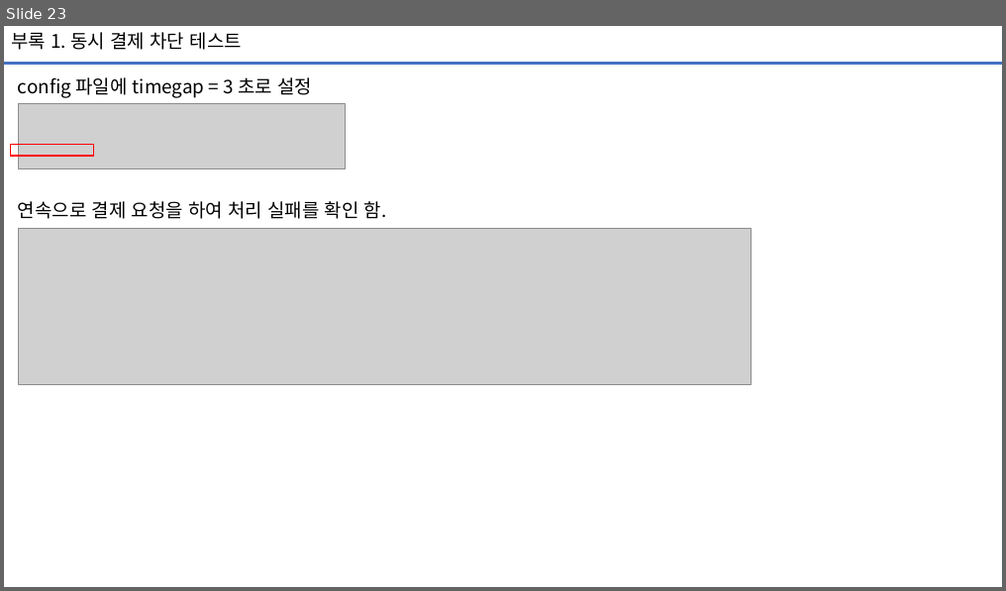
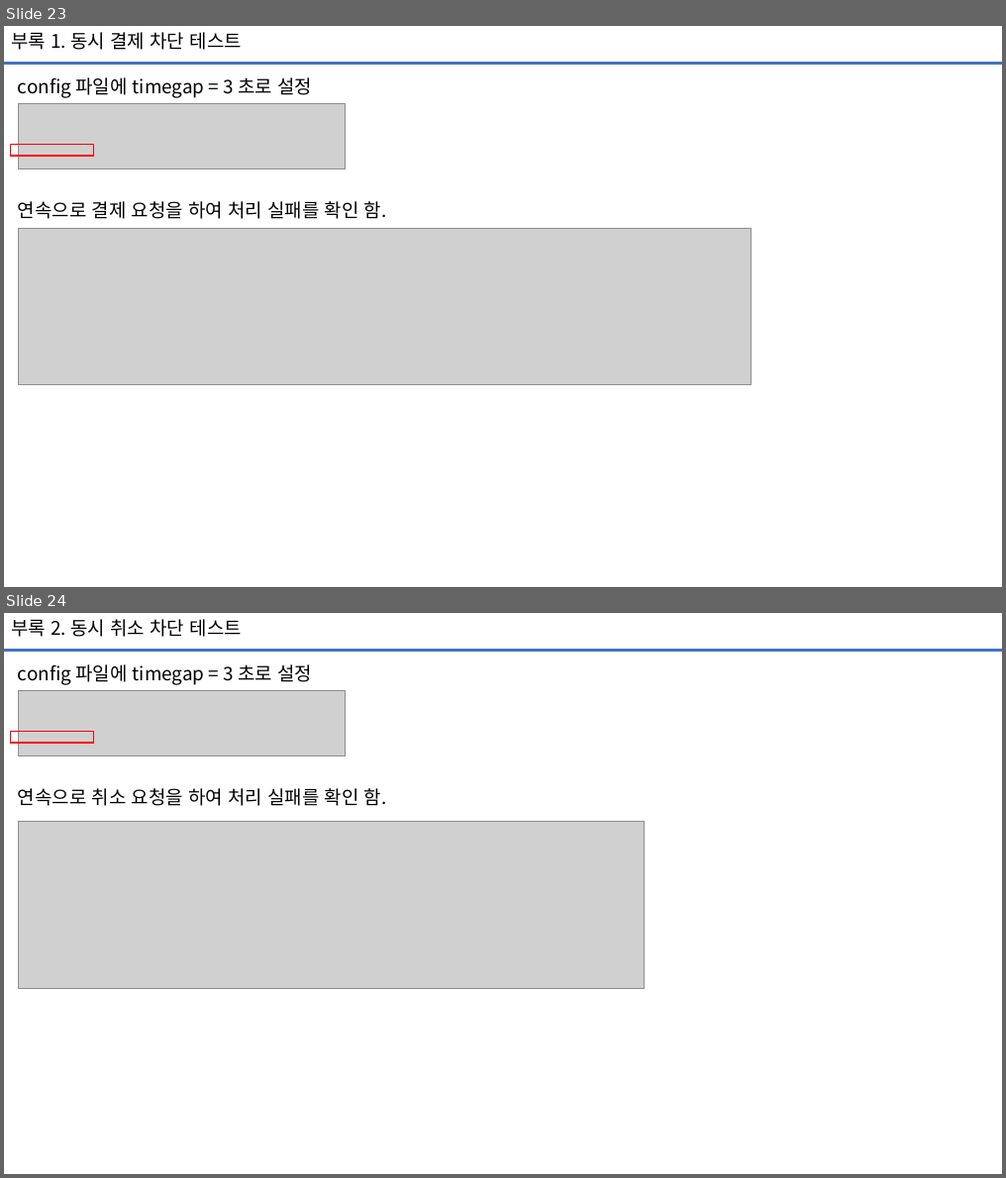
Before and after one commit to rrrsh1215/kakaopay, a slide deck: 카드 결제 처리 결과.pptx. Shown one above the other, each under a label of ours: slide 23 before the commit, slides 23 and 24 after it. The pictures are 1006x591 and 1006x1178 pixels, drawn with LibreOffice and Linux fonts; fonts in the diff are those of the drawing; grey boxes stand for pictures. Boxes give left, top, right and bottom in pixels: in the first picture for what was removed or moved away, otherwise in the second. Text is boxed around its words. In the diff, an @@ line names an element or a change of style, - is before the commit and + after.

Commit message:
동시 결제 및 취소 방지 처리결과 확인'

```diff
--- a/카드 결제 처리 결과.pptx
+++ b/카드 결제 처리 결과.pptx
@@ slide 24 added at (x1=4, y1=613, x2=1002, y2=1174), background #FFFFFF @@
@@ text added at (x1=11, y1=619, x2=242, y2=637), 18 pt, text #000000 @@
+부록 2. 동시 취소 차단 테스트
@@ line added from (4, 651) to (1002, 651), #4472C4 2.25 pt @@
@@ text added at (x1=18, y1=664, x2=312, y2=685), 18 pt, text #000000 @@
+config 파일에 timegap = 3 초로 설정
@@ picture added at (x1=18, y1=690, x2=344, y2=756) @@
@@ rectangle added at (x1=11, y1=731, x2=94, y2=743), outline #FF0000 1 pt @@
@@ text added at (x1=18, y1=788, x2=387, y2=806), 18 pt, text #000000 @@
+연속으로 취소 요청을 하여 처리 실패를 확인 함.
@@ picture added at (x1=18, y1=822, x2=645, y2=989) @@
```
